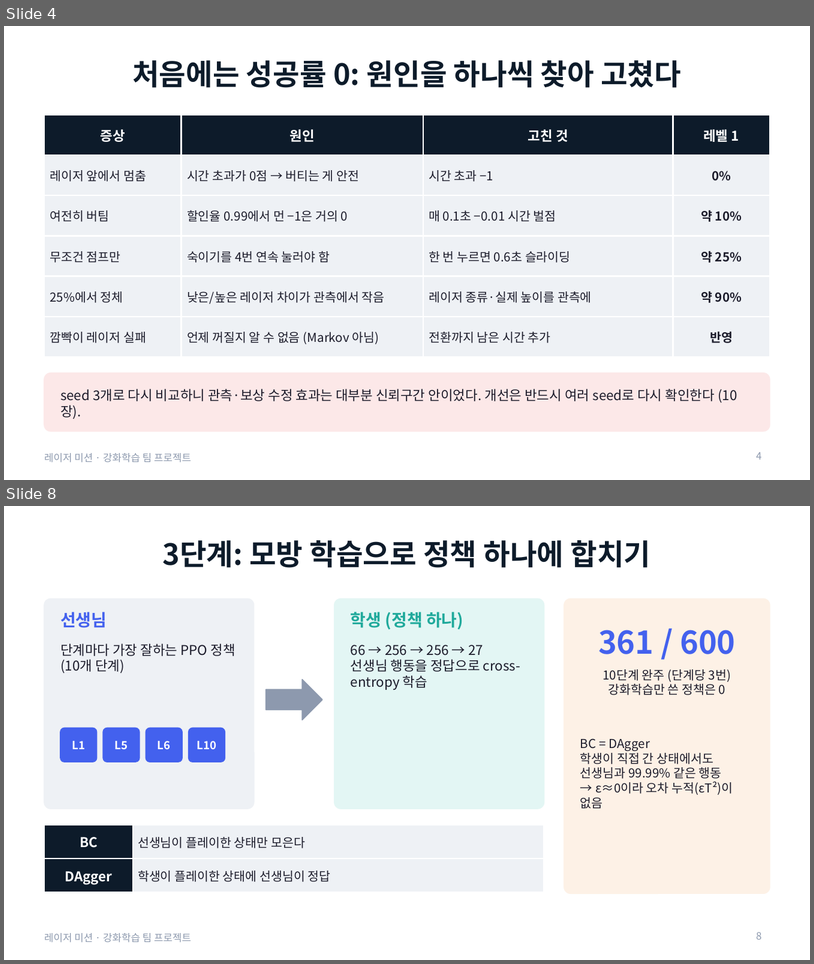
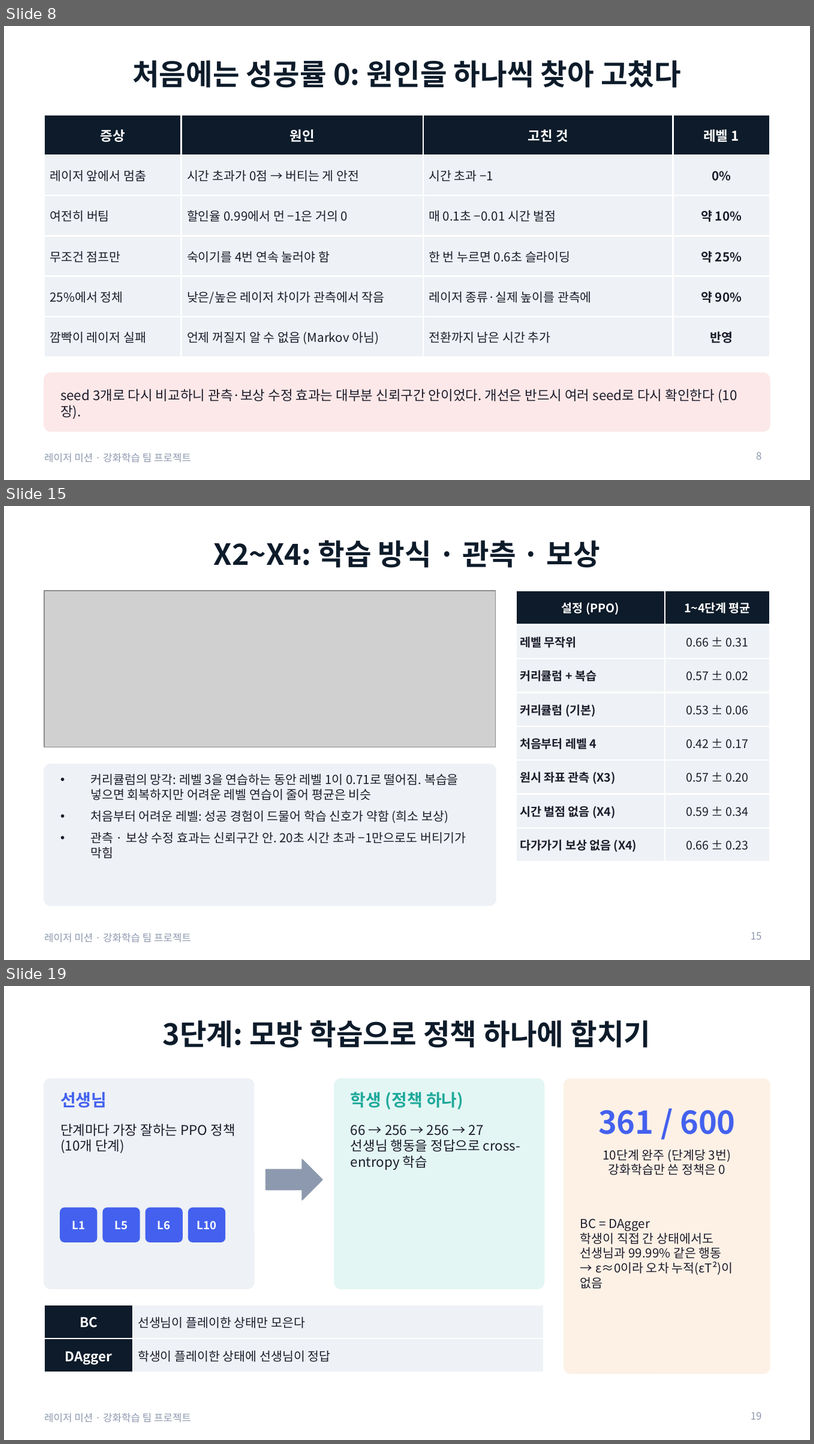
Before and after one commit to changxeokSong/reinforcement_learning, a slide deck: docs/LaserMission_presentation.pptx. Shown one above the other, each under a label of ours: slides 4 and 8 before the commit, slides 8, 15 and 19 after it; the slides between them are not shown. The pictures are 814x964 and 814x1444 pixels, drawn with LibreOffice and Linux fonts; fonts in the diff are those of the drawing; grey boxes stand for pictures. Boxes give left, top, right and bottom in pixels: in the first picture for what was removed or moved away, otherwise in the second. Text is boxed around its words. In the diff, an @@ line names an element or a change of style, - is before the commit and + after.

Commit message:
레이저 발표 자료 보강: 목표, 단계 구성, State·Action·Reward, 알고리즘·하이퍼파라미터, 구현 검증, 평가 지표, 실험 목록, 최종 빌드 재비교, 6단계 설계 수정과 충돌 예측, 기여, 참고 자료 (32장)

```diff
--- a/docs/LaserMission_presentation.pptx
+++ b/docs/LaserMission_presentation.pptx
@@ slide 15 added at <box>4,506,810,960</box>, background #FFFFFF; not listed: 1 template element that a slide beside it also shows @@
@@ title added at <box>214,540,600,568</box>, 26 pt, text #0D1B2A, bold @@
+X2~X4: 학습 방식 · 관측 · 보상
@@ picture added at <box>44,591,496,747</box> @@
@@ table added at <box>516,591,770,854</box>, 8 rows, 2 columns @@
+설정 (PPO) | 1~4단계 평균
+레벨 무작위 | 0.66 ± 0.31
+커리큘럼 + 복습 | 0.57 ± 0.02
+커리큘럼 (기본) | 0.53 ± 0.06
+처음부터 레벨 4 | 0.42 ± 0.17
+원시 좌표 관측 (X3) | 0.57 ± 0.20
+시간 벌점 없음 (X4) | 0.59 ± 0.34
+다가가기 보상 없음 (X4) | 0.66 ± 0.23
@@ rounded rectangle added at <box>44,764,496,905</box>, fill #EEF1F5, outline #EEF1F5 1 pt @@
@@ text added at <box>90,774,466,858</box>, 11 pt, text #1B1B2A @@
+• 커리큘럼의 망각: 레벨 3을 연습하는 동안 레벨 1이 0.71로 떨어짐. 복습을 넣으면 회복하지만 어려운 레벨 연습이 줄어 평균은 비슷
+• 처음부터 어려운 레벨: 성공 경험이 드물어 학습 신호가 약함 (희소 보상)
+• 관측 · 보상 수정 효과는 신뢰구간 안. 20초 시간 초과 −1만으로도 버티기가 막힘
@@ page number added at <box>751,932,762,939</box>, 9 pt, text #8D99AE @@
+15
@@ what was slide 4 is now slide 8 @@
@@ page number at <box>756,451,762,459</box>: text changed @@
-4
+8
@@ what was slide 8 is now slide 19 @@
@@ page number at <box>751,1411,762,1419</box>: text changed @@
-8
+19
```
Also in this commit, not shown: 7 slides changed, 14 other slides added, 3 other files.
